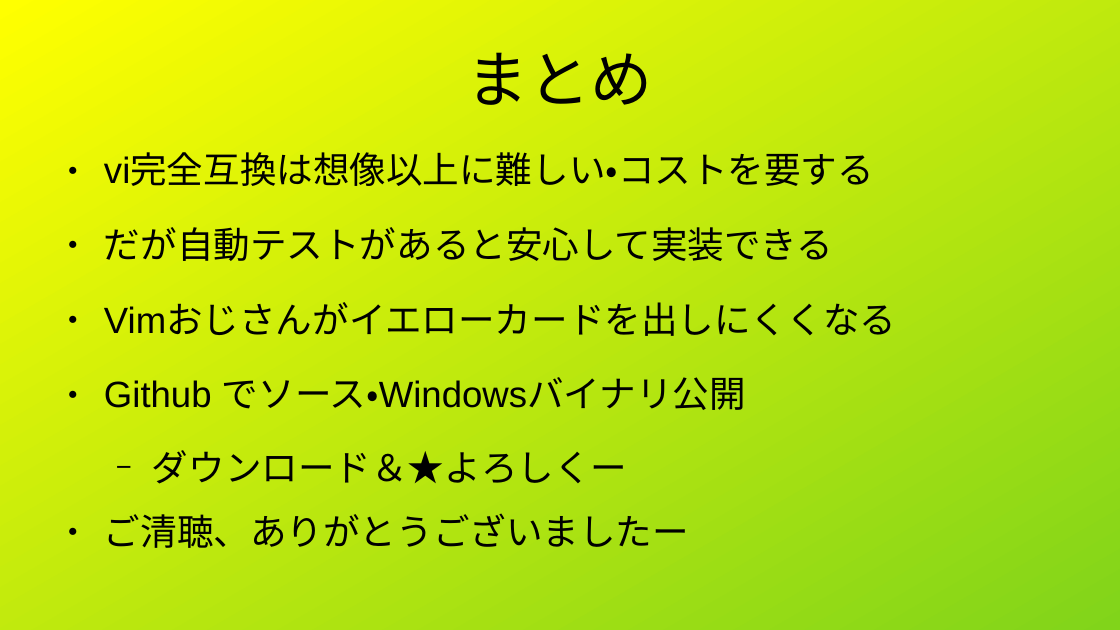
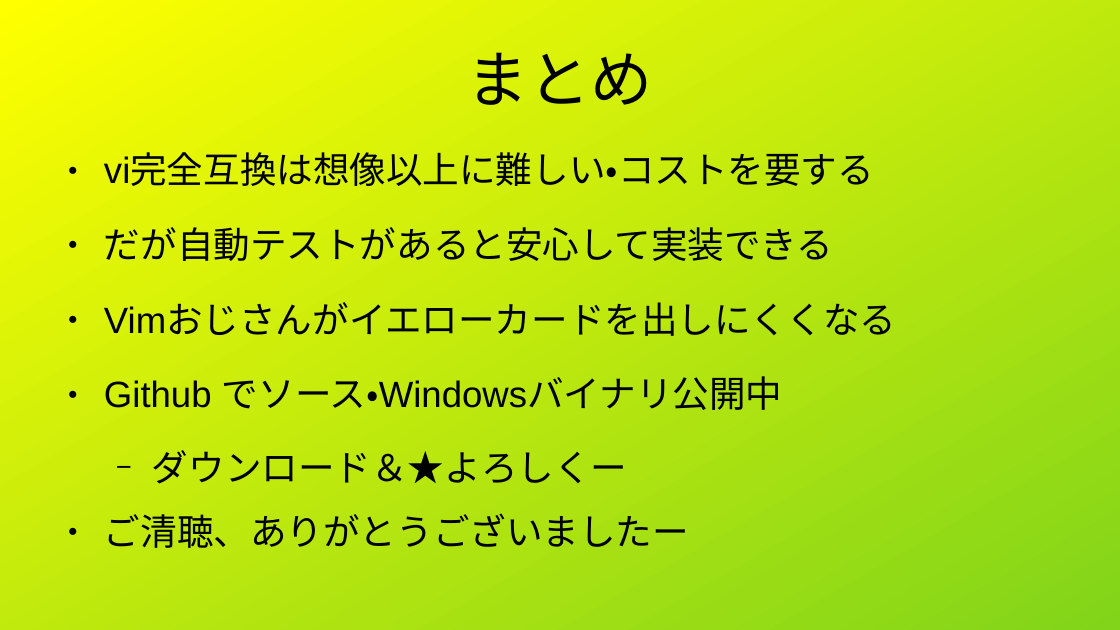
Before and after one commit to shigmas/viMarkdown, a slide deck: slide 10 of tech/ja/LT20260708/自動テスト.odp. Drawn at 1120x630 pixels with LibreOffice and Linux fonts; fonts in the diff are those of the drawing. Boxes give left, top, right and bottom in pixels: in the first picture for what was removed or moved away, otherwise in the second. Text is boxed around its words. In the diff, an @@ line names an element or a change of style, - is before the commit and + after.

```diff
--- a/tech/ja/LT20260708/自動テスト.odp
+++ b/tech/ja/LT20260708/自動テスト.odp
@@ text at (104, 376, 782, 410): text changed @@
-● Github でソース・Windowsバイナリ公開
+● Github でソース・Windowsバイナリ公開中
```
Also in this commit, not shown: 7 other slides changed, 7 other files.
